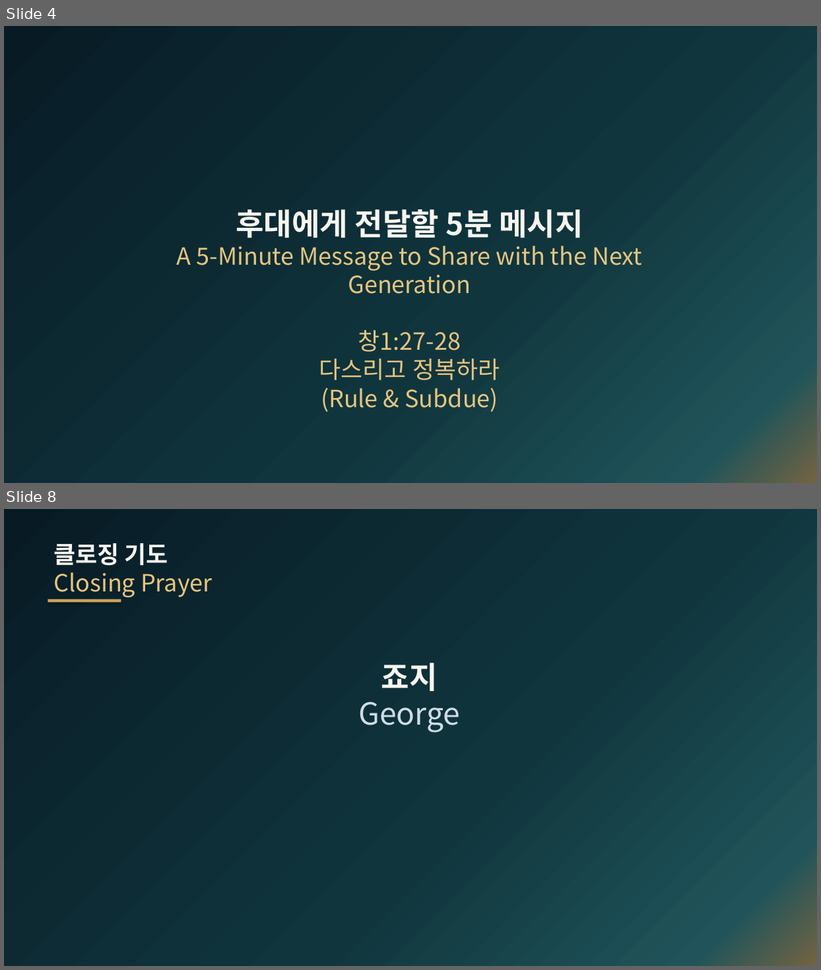
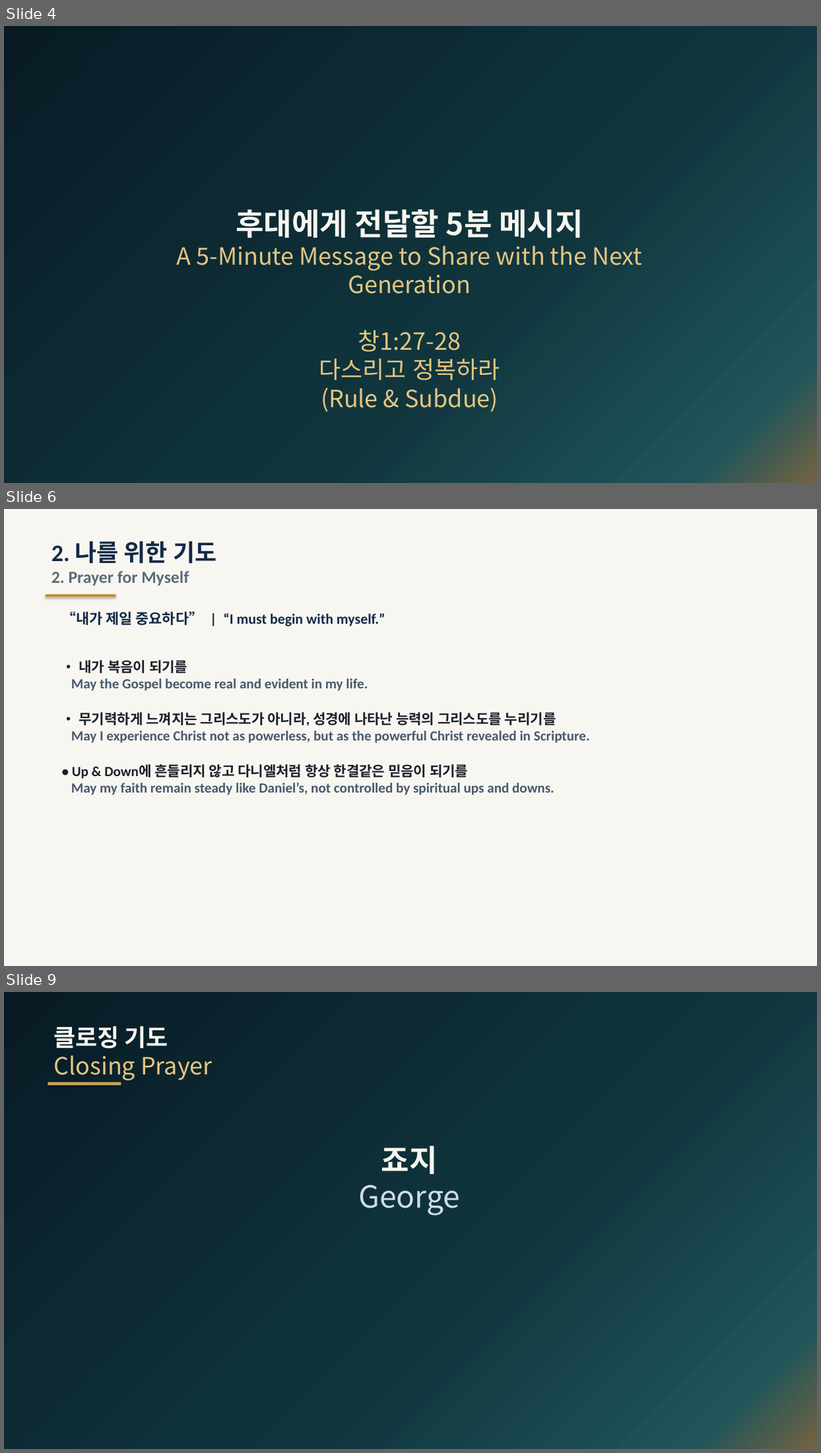
Before and after one commit to onestopoms-han/Arise-Next-Gen, a slide deck: 어라이즈 넥스트젠 2026.10 [1].pptx. Shown one above the other, each under a label of ours: slides 4 and 8 before the commit, slides 4, 6 and 9 after it; the slides between them are not shown. The pictures are 821x970 and 821x1453 pixels, drawn with LibreOffice and Linux fonts; fonts in the diff are those of the drawing. Boxes give left, top, right and bottom in pixels: in the first picture for what was removed or moved away, otherwise in the second. Text is boxed around its words. In the diff, an @@ line names an element or a change of style, - is before the commit and + after.

Commit message:
feat: 공동 기도문 4대 체계 개편 (1. 메시지 기도 신설 및 폰트 최대화, 2. 나를 위한 기도 원본 복원 및 2~4 고정) - PDF·PPTX·모달·웹 동기화

```diff
--- a/어라이즈 넥스트젠 2026.10 [1].pptx
+++ b/어라이즈 넥스트젠 2026.10 [1].pptx
@@ slide 6 added at [4,509,817,966], background #F8F6F0 @@
@@ text added at [52,541,217,586], 20 pt, text #5A6B7C, bold @@
+2. 나를 위한 기도
+2. Prayer for Myself
@@ rectangle added at [46,594,116,597], fill #BF8C26 @@
@@ text added at [62,611,385,626], 17 pt, text #122947, bold @@
+“내가 제일 중요하다” | “I must begin with myself.”
@@ text added at [71,660,590,795], 16.5 pt, text #475970, bold @@
+• 내가 복음이 되기를
+May the Gospel become real and evident in my life.
+• 무기력하게 느껴지는 그리스도가 아니라, 성경에 나타난 능력의 그리스도를 누리기를
+May I experience Christ not as powerless, but as the powerful Christ revealed in Scripture.
+• Up & Down에 흔들리지 않고 다니엘처럼 항상 한결같은 믿음이 되기를
+May my faith remain steady like Daniel’s, not controlled by spiritual ups and downs.
@@ what was slide 8 is now slide 9 @@
```
Also in this commit, not shown: 3 slides changed, 4 other files.
